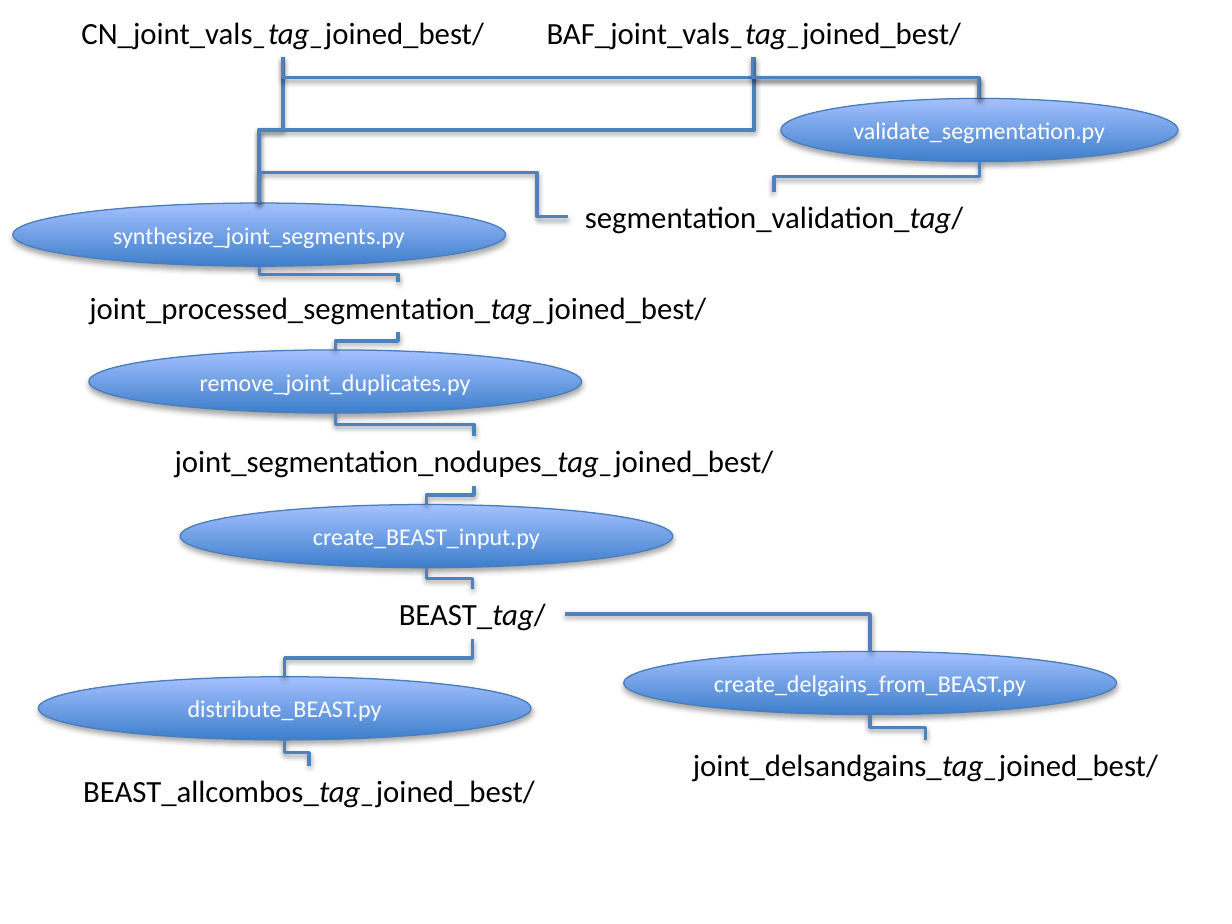
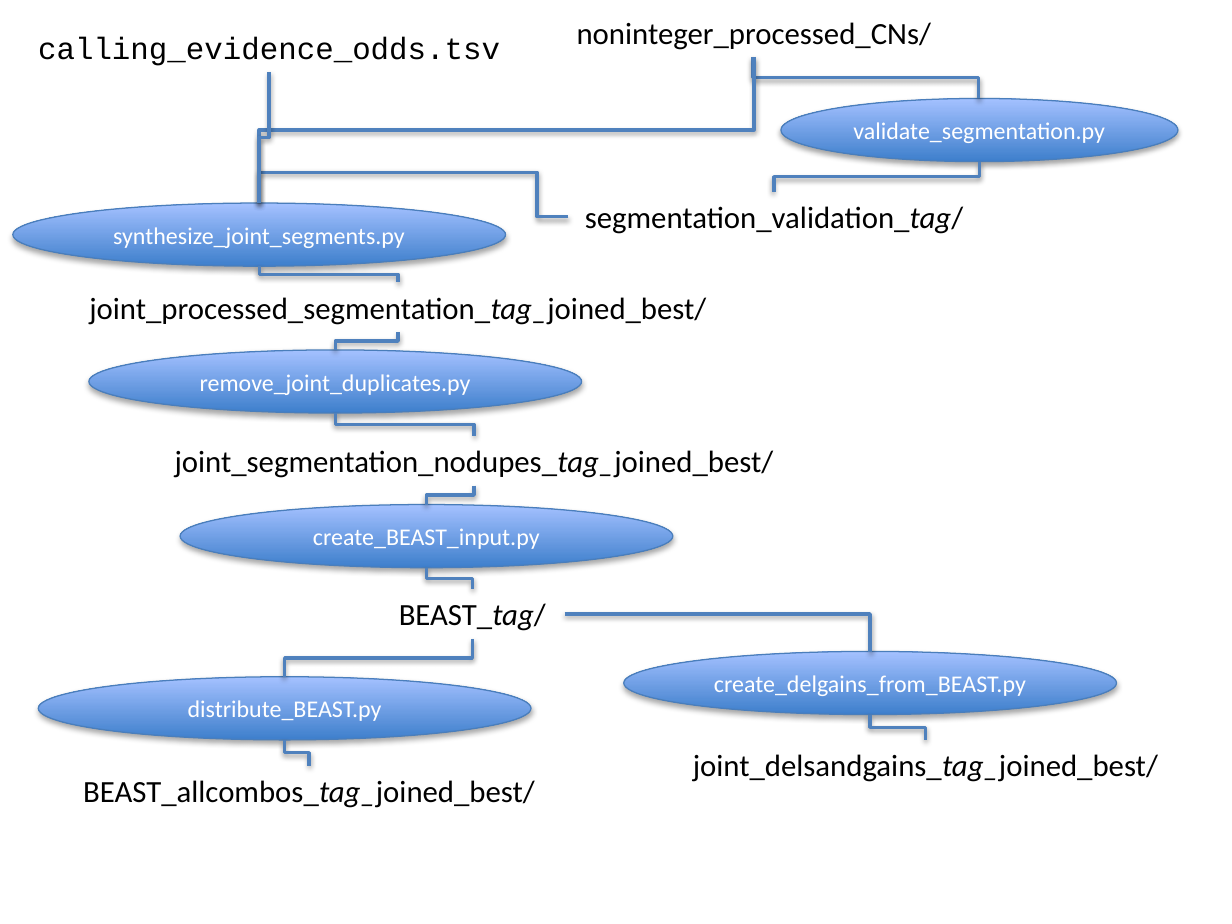
Before and after one commit to luciansmith/kuhner-python, a slide deck: slide 4 of Python program structure.pptx (slide 5 before the commit). Drawn at 1232x924 pixels with LibreOffice and Linux fonts; fonts in the diff are those of the drawing. Boxes give left, top, right and bottom in pixels: in the first picture for what was removed or moved away, otherwise in the second. Text is boxed around its words. In the diff, an @@ line names an element or a change of style, - is before the commit and + after.

Commit message:
Various updates: * Python program structure updated to reflect most recent BEAST infile creation * Updated odds in assemble ploidy evidence from final evidence from Tom, and final version of pASCAT (i.e. with wider 'tetraploid' window and smaller 'diploid' window. * Move 'validateSegments' into library.

```diff
--- a/Python program structure.pptx
+++ b/Python program structure.pptx
@@ text removed at bbox=[81, 22, 483, 50] @@
-CN_joint_vals_tag_joined_best/
@@ text at bbox=[577, 22, 931, 50]: text changed @@
-BAF_joint_vals_tag_joined_best/
+noninteger_processed_CNs/
@@ text added at bbox=[38, 37, 500, 66], 18 pt, text #000000 @@
+calling_evidence_odds.tsv
@@ elbow line removed from (283, 57) to (979, 99) @@
@@ elbow line moved from (283, 57) - (259, 203) to (269, 71) - (259, 203) @@
```
Also in this commit, not shown: 7 other files.
